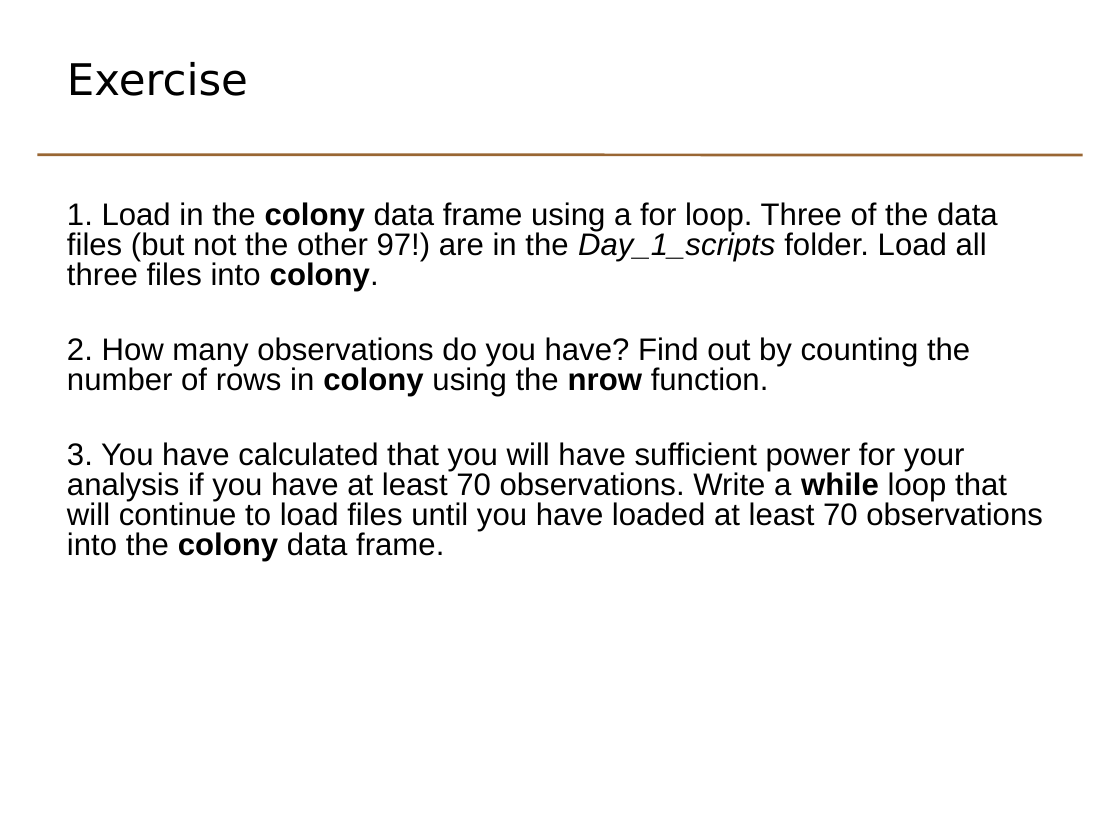
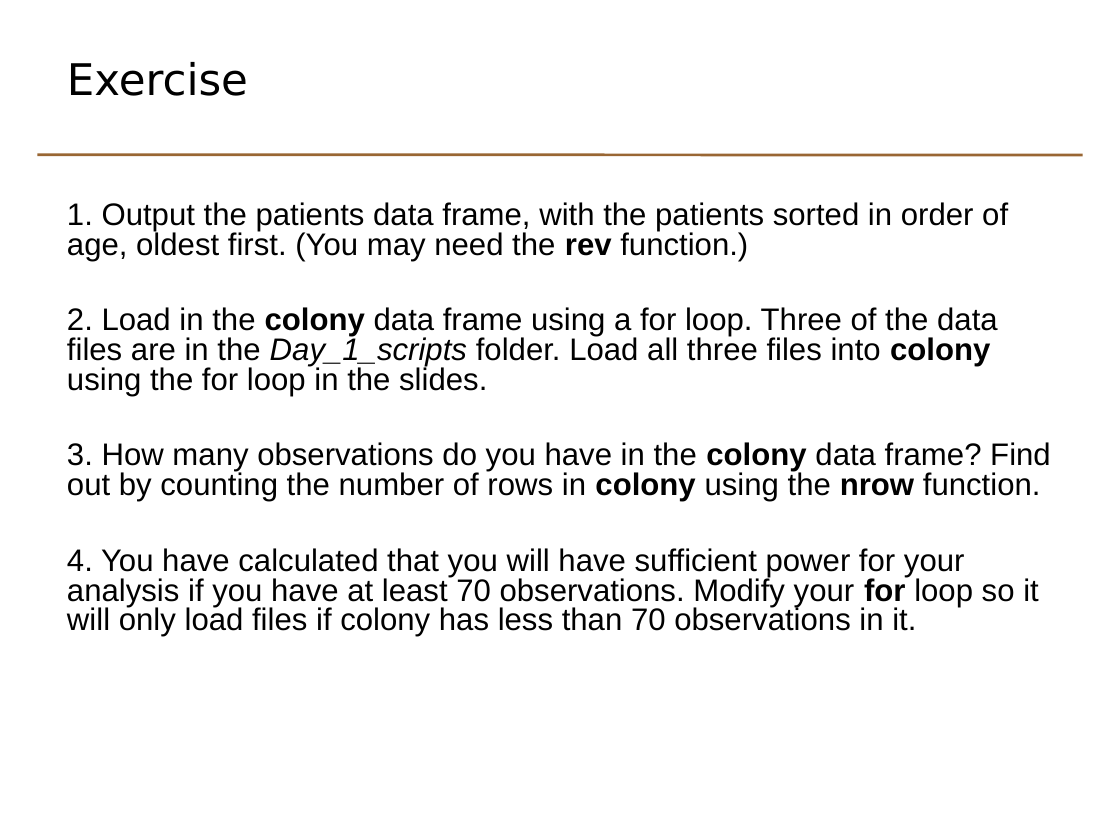
Before and after one commit to lgatto/TeachingMaterial, a slide deck: slide 14 of odp/basicr_day1_4_programming_techniques.odp (slide 10 before the commit). Drawn at 1120x840 pixels with LibreOffice and Linux fonts; fonts in the diff are those of the drawing. Boxes give left, top, right and bottom in pixels: in the first picture for what was removed or moved away, otherwise in the second. Text is boxed around its words. In the diff, an @@ line names an element or a change of style, - is before the commit and + after.

Commit message:
Add genome size exercise to introduction; explain character vectors; return list example; shift source instruction for patients dataframe; rewrite programming techniques section; add model formula explanation

```diff
--- a/odp/basicr_day1_4_programming_techniques.odp
+++ b/odp/basicr_day1_4_programming_techniques.odp
@@ text at [67, 202, 1051, 637]: text changed @@
-1. Load in the colony data frame using a for loop. Three of the data files (but not the other 97!) are in the Day_1_scripts folder. Load all three files into colony.
-2. How many observations do you have? Find out by counting the number of rows in colony using the nrow function.
-3. You have calculated that you will have sufficient power for your analysis if you have at least 70 observations. Write a while loop that will continue to load files until you have loaded at least 70 observations into the colony data frame.
+1. Output the patients data frame, with the patients sorted in order of age, oldest first. (You may need the rev function.)
+2. Load in the colony data frame using a for loop. Three of the data files are in the Day_1_scripts folder. Load all three files into colony using the for loop in the slides.
+3. How many observations do you have in the colony data frame? Find out by counting the number of rows in colony using the nrow function.
+4. You have calculated that you will have sufficient power for your analysis if you have at least 70 observations. Modify your for loop so it will only load files if colony has less than 70 observations in it.
```
Also in this commit, not shown: 4 other slides changed, 6 slides added, 2 slides removed, 9 other files.
